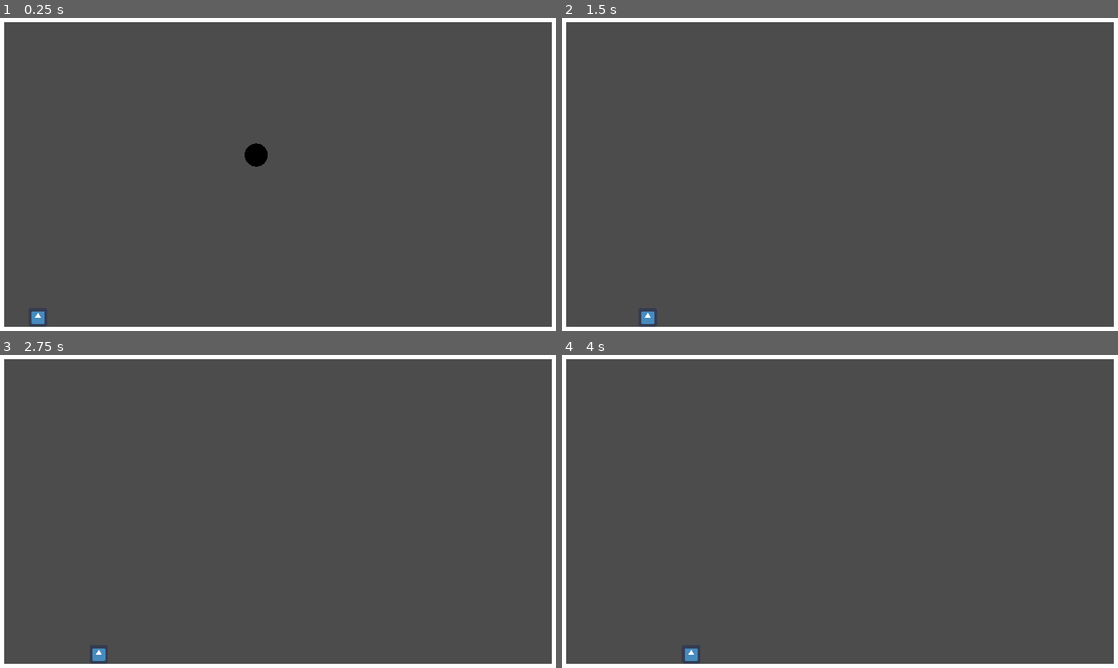
Above: before the commit, frames 1-4 (two rows, left to right).
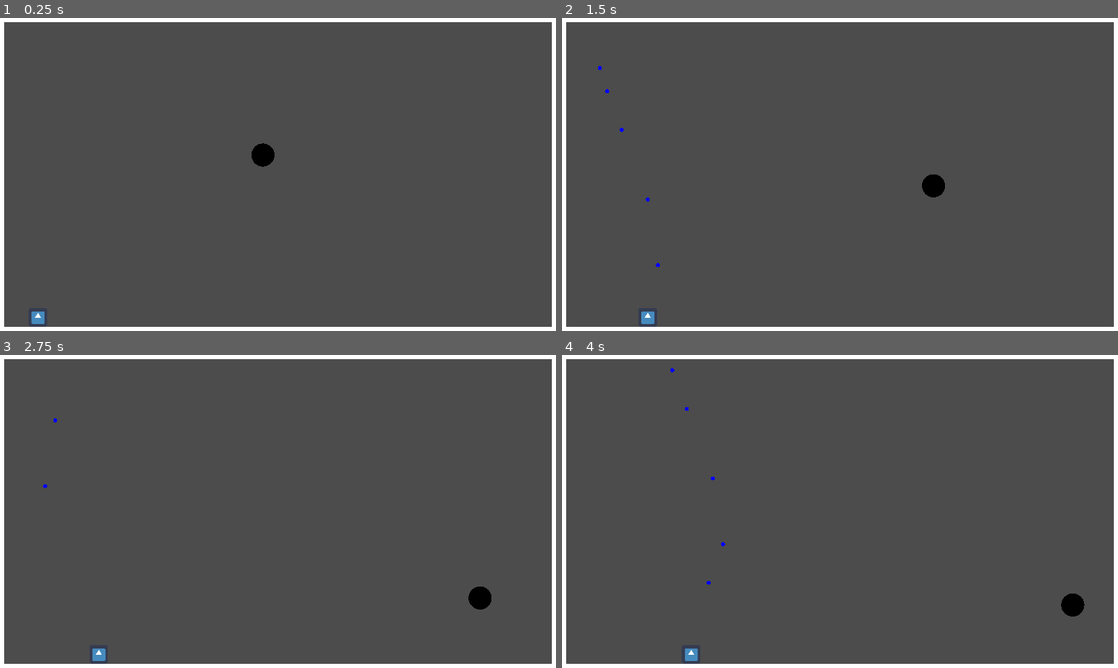
Above: after the commit, the same moments.

Repository: MaeIsBad/pang
Game: Godot game, scene res://TestScene.tscn
Two runs of this game, one before a commit and one after it. Both use one fixed random seed, a clock stepped at 60 frames per second and the inputs below. The engine's default icon, where the game draws it, is replaced by a stand-in: a white triangle on a blue panel in a dark square.
Inputs:
- Up to frame 1 (0.25 s): no input
- Up to frame 2 (1.5 s): tap Enter (ui_accept) at 0.5, 0.6, 0.77, 1.07, 1.35 s; hold Right (ui_right) 0.53-1.28 s; hold Left (ui_left) from 1.28 s (still down)
- Up to frame 3 (2.75 s): tap Enter (ui_accept) at 1.52, 1.82, 2.1 s; release Left (ui_left) at 2.03 s; hold Right (ui_right) from 2.03 s (still down)
- Up to frame 4 (4 s): tap Enter (ui_accept) at 2.85, 3.02, 3.32, 3.6, 3.77 s; release Right (ui_right) at 3.53 s; hold Left (ui_left) from 3.53 s (still down)

The runs differ from the first frame. In frame 1, 0.2% of the frame differs, in the area x 44-50%, y 40-48%; in frame 2, 0.3%, in the area x 6-69%, y 15-80%; in frame 3, 0.3%; in frame 4, 0.3%.

Commit message:
Add bullets

Diff:
--- a/Ball.gd
+++ b/Ball.gd
@@ -7,16 +7,13 @@
 
 var ball_scn = load("res://Ball.tscn")
 
-func get_collision_shape() -> CircleShape2D:
-	var circle = $CollisionShape2D.shape as CircleShape2D
-	assert(circle != null)
-	return circle
-
 func get_radius():
 	return size*base_size
 
 func _ready():
-	get_collision_shape().radius = get_radius()
+	var shape = CircleShape2D.new()
+	shape.radius = get_radius()
+	$CollisionShape2D.shape = shape
 
 func spawn_child_ball(flip_x: bool = false) -> Ball:
 	var ball = ball_scn.instance()
@@ -35,15 +32,9 @@
 func pop():
 	if size > 0:
 		var parent = get_parent()
-		parent.add_child(spawn_child_ball())
-		parent.add_child(spawn_child_ball(true))
+		parent.call_deferred("add_child", spawn_child_ball())
+		parent.call_deferred("add_child", spawn_child_ball(true))
 	queue_free()
-
-func _process(_delta):
-	if not Engine.editor_hint:
-		if Input.is_action_just_released("ui_accept"):
-			print("POP")
-			pop()
 
 func _draw():
 	draw_circle(Vector2(0.0,0.0), get_radius(), Color.black)
--- a/Ball.tscn
+++ b/Ball.tscn
@@ -6,7 +6,7 @@
 bounce = 1.0
 
 [sub_resource type="CircleShape2D" id=2]
-radius = 41.7732
+radius = 40.0
 
 [node name="Ball" type="RigidBody2D"]
 position = Vector2( 838, 470 )
--- /dev/null
+++ b/Bullet.gd
@@ -0,0 +1,17 @@
+tool
+extends RigidBody2D
+class_name Bullet
+
+func _ready():
+	if not Engine.editor_hint:
+		assert($Area2D.connect("body_entered",self, "body_entered") == OK)
+		assert($VisibilityNotifier2D.connect("screen_exited",self, "queue_free") == OK)
+
+func body_entered(body: Node2D):
+	var ball = body as Ball
+	if ball != null:
+		ball.pop()
+		queue_free()
+
+func _draw():
+	draw_circle(Vector2(0.0,0.0), 7.0, Color.blue)
--- /dev/null
+++ b/Bullet.tscn
@@ -0,0 +1,27 @@
+[gd_scene load_steps=4 format=2]
+
+[ext_resource path="res://Bullet.gd" type="Script" id=1]
+
+[sub_resource type="CircleShape2D" id=2]
+radius = 0.01
+
+[sub_resource type="CircleShape2D" id=3]
+radius = 12.0
+
+[node name="Bullet" type="RigidBody2D"]
+gravity_scale = 0.0
+linear_velocity = Vector2( 0, -800 )
+linear_damp = 0.0
+angular_damp = 0.0
+script = ExtResource( 1 )
+
+[node name="CollisionShape2D" type="CollisionShape2D" parent="."]
+shape = SubResource( 2 )
+disabled = true
+
+[node name="Area2D" type="Area2D" parent="."]
+
+[node name="CollisionShape2D" type="CollisionShape2D" parent="Area2D"]
+shape = SubResource( 3 )
+
+[node name="VisibilityNotifier2D" type="VisibilityNotifier2D" parent="."]
--- a/Player.gd
+++ b/Player.gd
@@ -12,6 +12,8 @@
 	else:
 		return false
 
+var bullet_scn = preload("res://Bullet.tscn")
+
 func _process(_delta):
 	if Input.is_action_pressed("ui_right"):
 	# warning-ignore:return_value_discarded
@@ -19,6 +21,10 @@
 	if Input.is_action_pressed("ui_left"):
 	# warning-ignore:return_value_discarded
 		move_and_slide(Vector2(-300.0,0.0))
+	if Input.is_action_just_pressed("ui_accept"):
+		var bullet = bullet_scn.instance()
+		bullet.position = position - Vector2(0.0,100.0)
+		get_parent().add_child(bullet)
 
 	# Wait until you manage to find a ground to teleport to
 	if not snapped_to_ground:
--- a/TestScene.tscn
+++ b/TestScene.tscn
@@ -12,4 +12,4 @@
 position = Vector2( 131, 1019 )
 
 [node name="Ball" parent="." instance=ExtResource( 2 )]
-linear_velocity = Vector2( 200, 0 )
+linear_velocity = Vector2( 300, 0 )
--- a/project.godot
+++ b/project.godot
@@ -13,9 +13,15 @@
 "class": "Ball",
 "language": "GDScript",
 "path": "res://Ball.gd"
+}, {
+"base": "RigidBody2D",
+"class": "Bullet",
+"language": "GDScript",
+"path": "res://Bullet.gd"
 } ]
 _global_script_class_icons={
-"Ball": ""
+"Ball": "",
+"Bullet": ""
 }
 
 [application]
